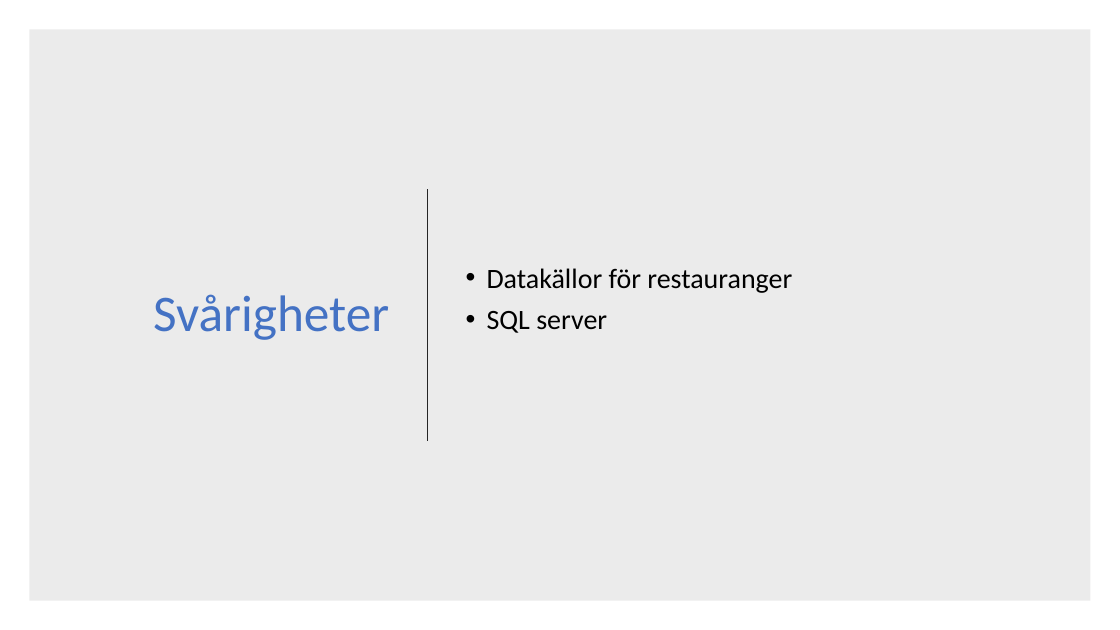
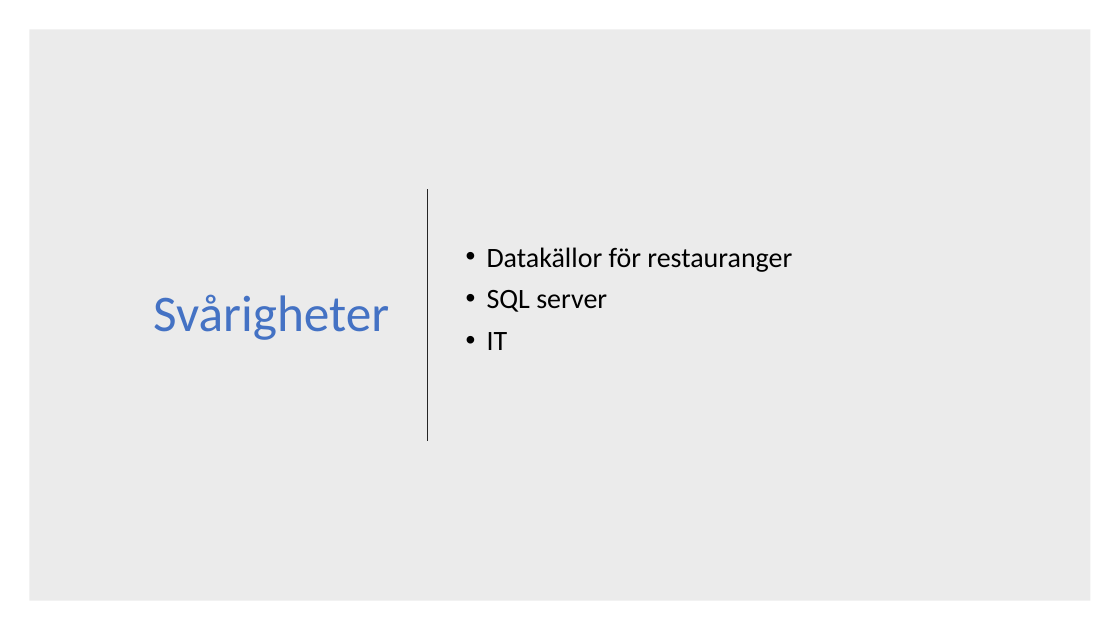
Before and after one commit to sobo1801/UnicornCo, a slide deck: slide 7 of Unicorn Co.pptx. Drawn at 1120x630 pixels with LibreOffice and Linux fonts; fonts in the diff are those of the drawing. Boxes give left, top, right and bottom in pixels: in the first picture for what was removed or moved away, otherwise in the second. Text is boxed around its words. In the diff, an @@ line names an element or a change of style, - is before the commit and + after.

```diff
--- a/Unicorn Co.pptx
+++ b/Unicorn Co.pptx
@@ text at <box>487,332,508,350</box>: paragraph added @@
+• IT
```
Also in this commit, not shown: 3 other slides changed.
